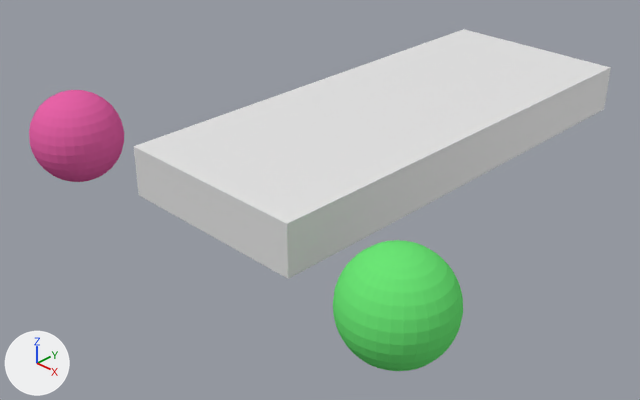
Renders of the Blender file blender/harbortest.blend from each side of a commit.
Rendered twice from a camera (50 mm lens) standing at (1.78, -0.963, 0.923) and looking at (0.447, 0.384, -0.086). Arrows for +X, +Y and +Z are at lower left; the lights stay in place.
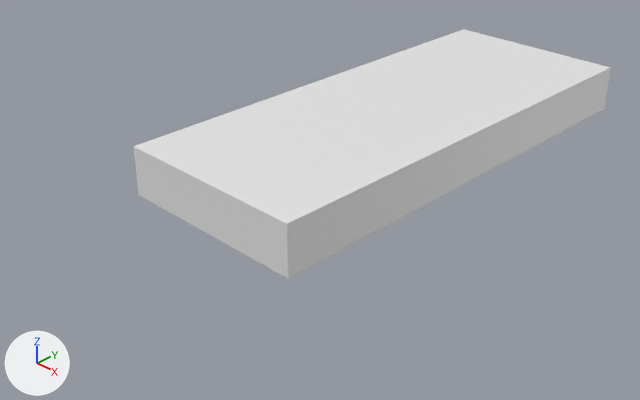
Boxes (x1, y1, x2, y2) around the edits, measured in the pictures (640 x 400 px):
'Sphere.001', deleted (green): before (333, 240, 463, 371)
'Sphere', deleted (pink): before (29, 90, 124, 182)

The change, as a diff of the scene's bpy script:
```diff
--- a/blender/harbortest.blend.py
+++ b/blender/harbortest.blend.py
@@ ob_sphere_001 @@
-ob_sphere_001 = bpy.data.objects.new('Sphere.001', me_sphere_001)
-ob_sphere_001.parent = ob_cube
-ob_sphere_001.matrix_parent_inverse = Matrix(((-1.681, 0.0, 0.0, -0.0193), (0.0, -4.133, 0.0, 0.0), (0.0, 0.0, -16.71, -1.0), (0.0, 0.0, 0.0, 1.0)))
-ob_sphere_001.location = (0.0, -0.5, 0.0)
-ob_sphere_001.scale = (0.11, 0.11, 0.11)
@@ ob_sphere @@
-ob_sphere = bpy.data.objects.new('Sphere', me_sphere)
-ob_sphere.parent = ob_cube
-ob_sphere.matrix_parent_inverse = Matrix(((-1.681, 0.0, 0.0, -0.0193), (0.0, -4.133, 0.0, 0.0), (0.0, 0.0, -16.71, -1.0), (0.0, 0.0, 0.0, 1.0)))
-ob_sphere.location = (0.0, 0.5, 0.0)
-ob_sphere.scale = (0.11, 0.11, 0.11)
```
